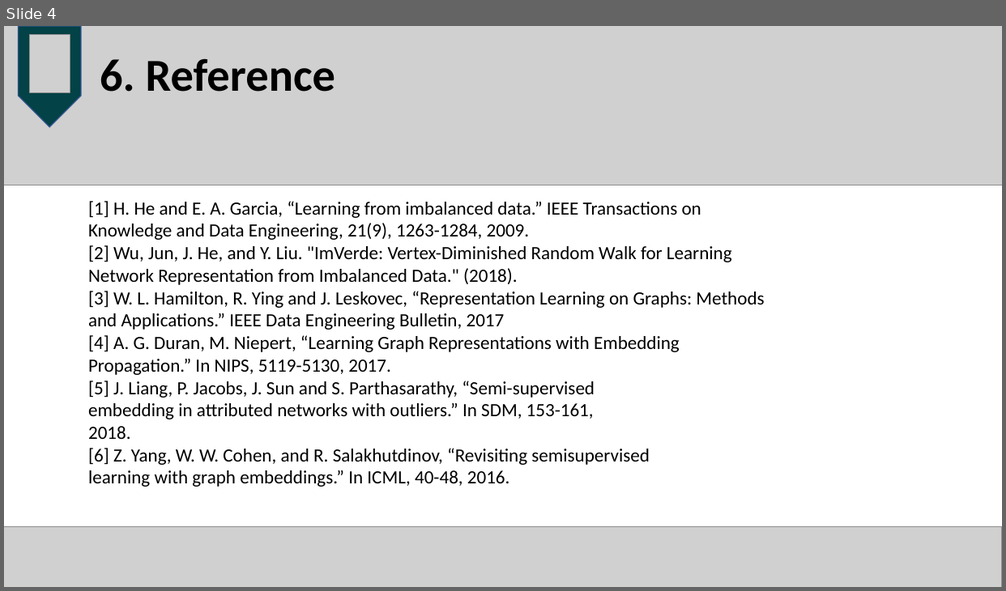
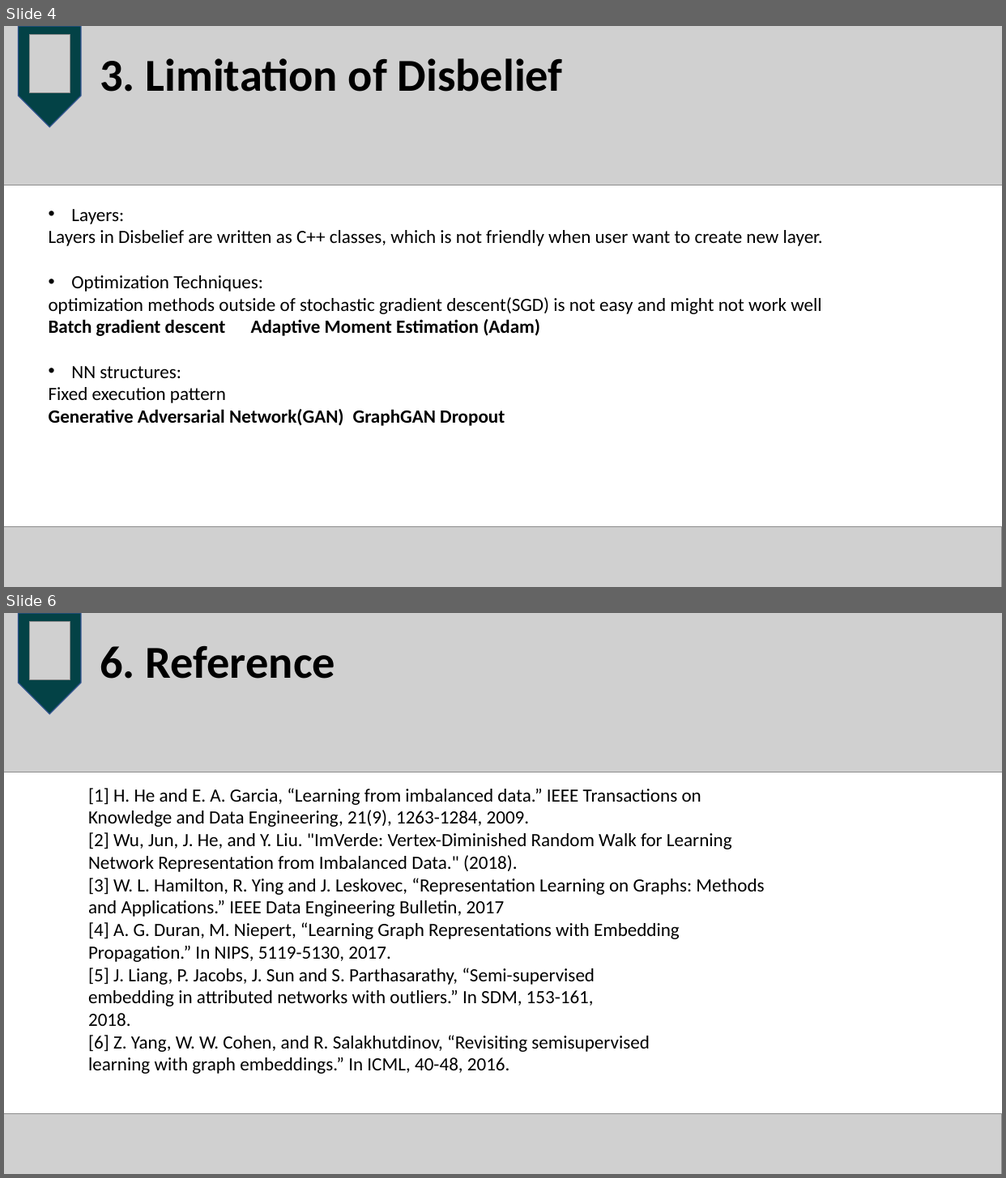
Before and after one commit to coda953/OSproject, a slide deck: tfboys.pptx. Shown one above the other, each under a label of ours: slide 4 before the commit, slides 4 and 6 after it; the slides between them are not shown. The pictures are 1006x591 and 1006x1178 pixels, drawn with LibreOffice and Linux fonts; fonts in the diff are those of the drawing; grey boxes stand for pictures. Boxes give left, top, right and bottom in pixels: in the first picture for what was removed or moved away, otherwise in the second. Text is boxed around its words. In the diff, an @@ line names an element or a change of style, - is before the commit and + after.

```diff
--- a/tfboys.pptx
+++ b/tfboys.pptx
@@ slide 4 added at (x1=4, y1=26, x2=1002, y2=587), background #FFFFFF @@
@@ picture added at (x1=4, y1=26, x2=1002, y2=185) @@
@@ pentagon arrow added at (x1=18, y1=26, x2=81, y2=127), fill #034246, outline #325491 1 pt @@
@@ picture added at (x1=29, y1=34, x2=70, y2=92) @@
@@ title added at (x1=100, y1=58, x2=563, y2=92), 44 pt, text #000000, bold @@
+3. Limitation of Disbelief
@@ text added at (x1=49, y1=209, x2=823, y2=426), 18 pt, text #000000 @@
+• Layers:
+Layers in Disbelief are written as C++ classes, which is not friendly when user want to create new layer.
+• Optimization Techniques:
+optimization methods outside of stochastic gradient descent(SGD) is not easy and might not work well
+Batch gradient descent Adaptive Moment Estimation (Adam)
+• NN structures:
+Fixed execution pattern
+Generative Adversarial Network(GAN) GraphGAN Dropout
@@ picture added at (x1=4, y1=527, x2=1002, y2=587) @@
@@ what was slide 4 is now slide 6 @@
```
Also in this commit, not shown: 1 slide changed, 3 other slides added, 2 slides removed, 1 other file.
